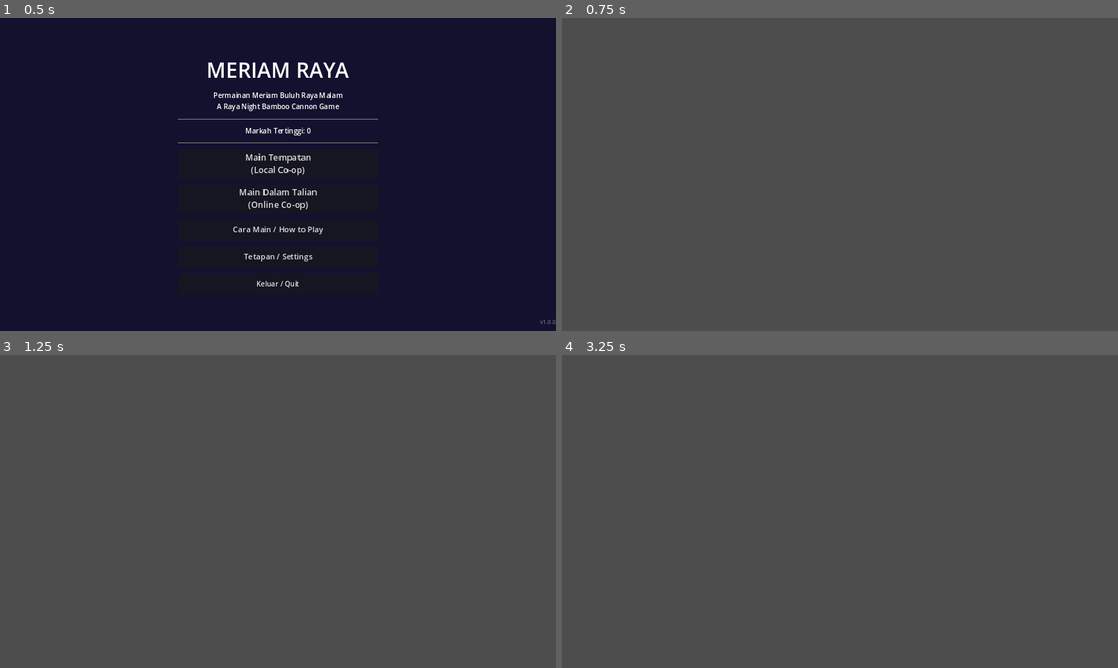
Above: before the commit, frames 1-4 (two rows, left to right).
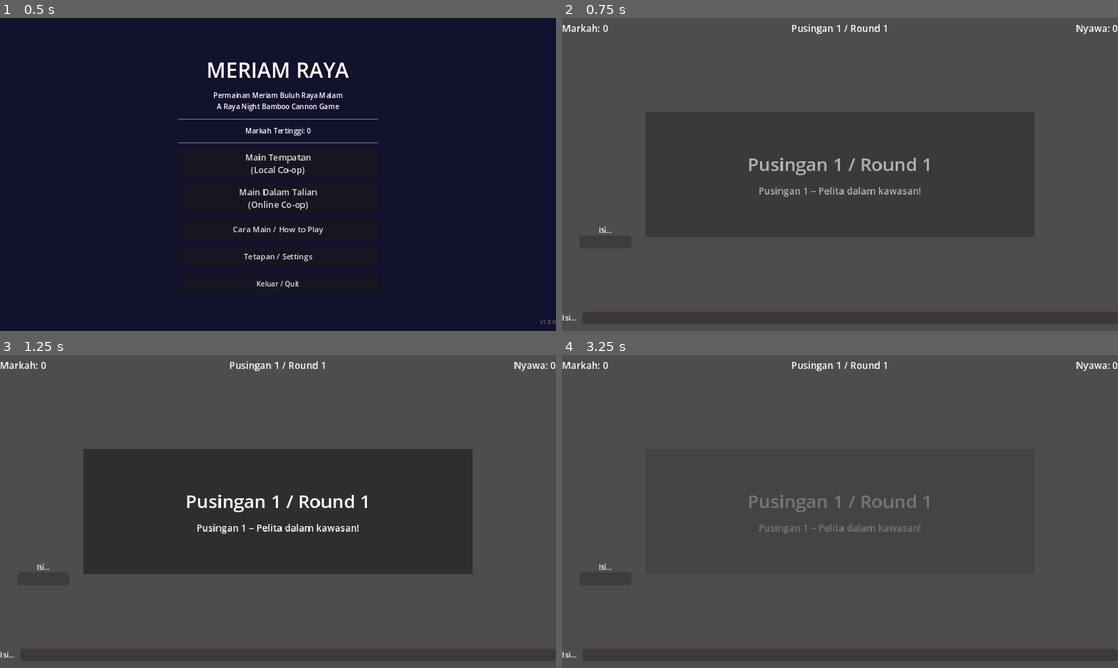
Above: after the commit, the same moments.

Repository: aizatrosli/meriam
Game: Godot game, scene res://scenes/main_menu/main_menu.tscn
Same seed, same stepped clock (60 frames per second), same inputs: the game is played once before the commit and once after it.
Inputs:
- Up to frame 1 (0.5 s): no input
- Up to frame 2 (0.75 s): click "Main Tempatan (Local Co-op)" at 0.5 s
- Up to frame 3 (1.25 s): no input
- Up to frame 4 (3.25 s): tap Enter (p2_fire) at 1.25, 2.75 s; hold S (p1_aim_down) 1.28-2.03 s; tap Space (p2_load) at 2 s; tap W (p1_aim_up) at 2.1 s; hold Enter (p2_fire) from 2.78 s (still down)

Frame 1 is identical in both runs. In frame 2, 1.1% of the frame differs, in the area x 0-100%, y 2-97%; in frame 3, 28%; in frame 4, 0.9%.

Commit message:
fix: bypass uid_cache.bin dependency for instanced PackedScenes
Root cause: Godot issue #96126 — .godot/uid_cache.bin is gitignored.
Without it, `instance = ExtResource(...)` in .tscn files fails silently
at runtime (no node is added to the tree), causing "Node not found" for
Cannon, HUD, RoundAnnouncementUI, and GameOverUI.

game.gd — two changes:
1. @onready vars for instanced scenes now use get_node_or_null() instead
   of $NodeName so Godot does not print spurious "Node not found" errors
   when uid_cache.bin is absent.
2. _ready() detects null nodes and loads them via load("res://...") which
   uses the filesystem path directly, bypassing the uid cache entirely.
   GameOverUI is also recovered so game-over / victory screens always work.

.gitignore — track uid_cache.bin:
  .godot/* + !.godot/uid_cache.bin
  Committing the cache means future clones work without running --import.

setup.bat / setup.sh — helper scripts that run
  godot --headless --path . --import --quit
to (re)generate uid_cache.bin after cloning on a machine that has Godot.

Reference: https://github.com/godotengine/godot/issues/96126

https://claude.ai/code/session_018gsJwzkbUXXwEdeXGGUy3L

Diff:
--- a/scenes/game/game.gd
+++ b/scenes/game/game.gd
@@ -5,16 +5,21 @@
 
 @export var config: GameConfig
 
-@onready var cannon: Cannon = $Cannon
-@onready var target_spawner: TargetSpawner = $TargetSpawner
-@onready var round_manager: RoundManager = $RoundManager
-@onready var p1: Player1Controller = $Player1Controller
-@onready var p2: Player2Controller = $Player2Controller
+## Use get_node_or_null for instanced PackedScenes (Cannon, HUD, RoundAnnouncementUI,
+## GameOverUI). Without .godot/uid_cache.bin these silently fail to instantiate —
+## see Godot issue #96126. load() by res:// path bypasses the uid cache entirely,
+## so _ready() recovers them programmatically when missing (see below).
+@onready var cannon: Cannon                       = get_node_or_null("Cannon") as Cannon
+@onready var hud: HUD                             = get_node_or_null("HUD") as HUD
+@onready var round_announcement: RoundAnnouncementUI = get_node_or_null("RoundAnnouncementUI") as RoundAnnouncementUI
+
+@onready var target_spawner: TargetSpawner        = $TargetSpawner
+@onready var round_manager: RoundManager          = $RoundManager
+@onready var p1: Player1Controller                = $Player1Controller
+@onready var p2: Player2Controller                = $Player2Controller
 @onready var player_input_router: PlayerInputRouter = $PlayerInputRouter
-@onready var network_manager: NetworkGameManager = $NetworkGameManager
-@onready var hud: HUD = $HUD
-@onready var round_announcement: RoundAnnouncementUI = $RoundAnnouncementUI
-@onready var camera: CameraShake = $CameraShake
+@onready var network_manager: NetworkGameManager  = $NetworkGameManager
+@onready var camera: CameraShake                  = $CameraShake
 
 # ---------------------------------------------------------------------------
 # Lifecycle
@@ -23,19 +28,26 @@
 func _ready() -> void:
 	assert(config != null, "Game: config must be assigned in Inspector")
 
-	# Instanced scenes (Cannon, HUD, RoundAnnouncementUI) load via PackedScene.
-	# If they fail to load (e.g. missing project import cache), guard here so
-	# the error is explicit and nothing cascades. Run the Godot editor once to
-	# trigger reimport if these are null.
+	# Fallback: if instanced PackedScenes are null (Godot issue #96126 —
+	# uid_cache.bin missing without .godot/), load them by res:// path which
+	# bypasses the uid cache and always works on any machine.
 	if cannon == null:
-		push_error("Game: Cannon node not found. Open the project in the Godot editor to reimport resources.")
-		return
+		cannon = (load("res://scenes/cannon/cannon.tscn") as PackedScene).instantiate() as Cannon
+		cannon.position = Vector2(100, 580)
+		add_child(cannon)
 	if hud == null:
-		push_error("Game: HUD node not found. Open the project in the Godot editor to reimport resources.")
-		return
+		hud = (load("res://scenes/ui/hud.tscn") as PackedScene).instantiate() as HUD
+		hud.score_popup_scene = load("res://scenes/ui/score_popup.tscn") as PackedScene
+		add_child(hud)
 	if round_announcement == null:
-		push_error("Game: RoundAnnouncementUI node not found. Open the project in the Godot editor to reimport resources.")
-		return
+		round_announcement = \
+			(load("res://scenes/ui/round_announcement.tscn") as PackedScene).instantiate() \
+			as RoundAnnouncementUI
+		add_child(round_announcement)
+	if not has_node("GameOverUI"):
+		var gou := (load("res://scenes/ui/game_over_ui.tscn") as PackedScene).instantiate()
+		gou.name = "GameOverUI"
+		add_child(gou)
 
 	# Push config down into cannon sub-components
 	cannon.set_config(config)
Not shown, changed: .gitignore
Not shown, added: setup.bat
Not shown, added: setup.sh
